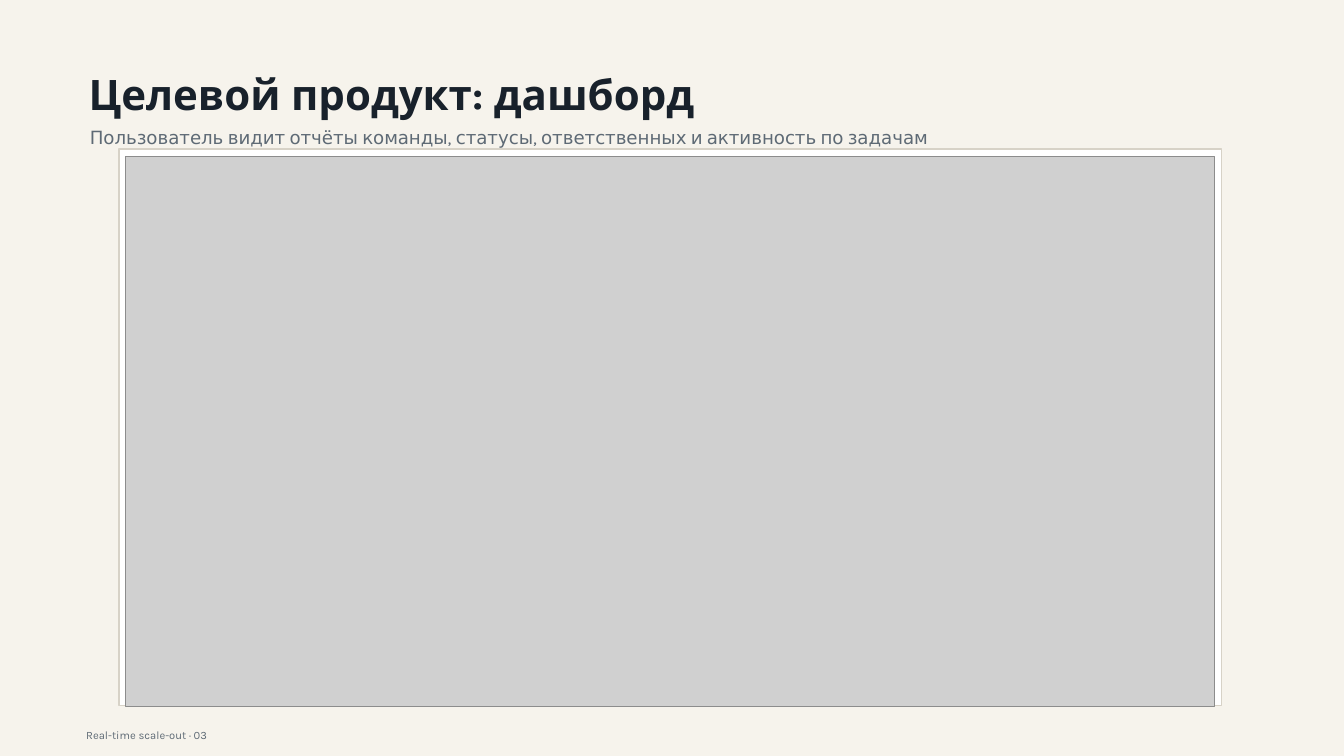
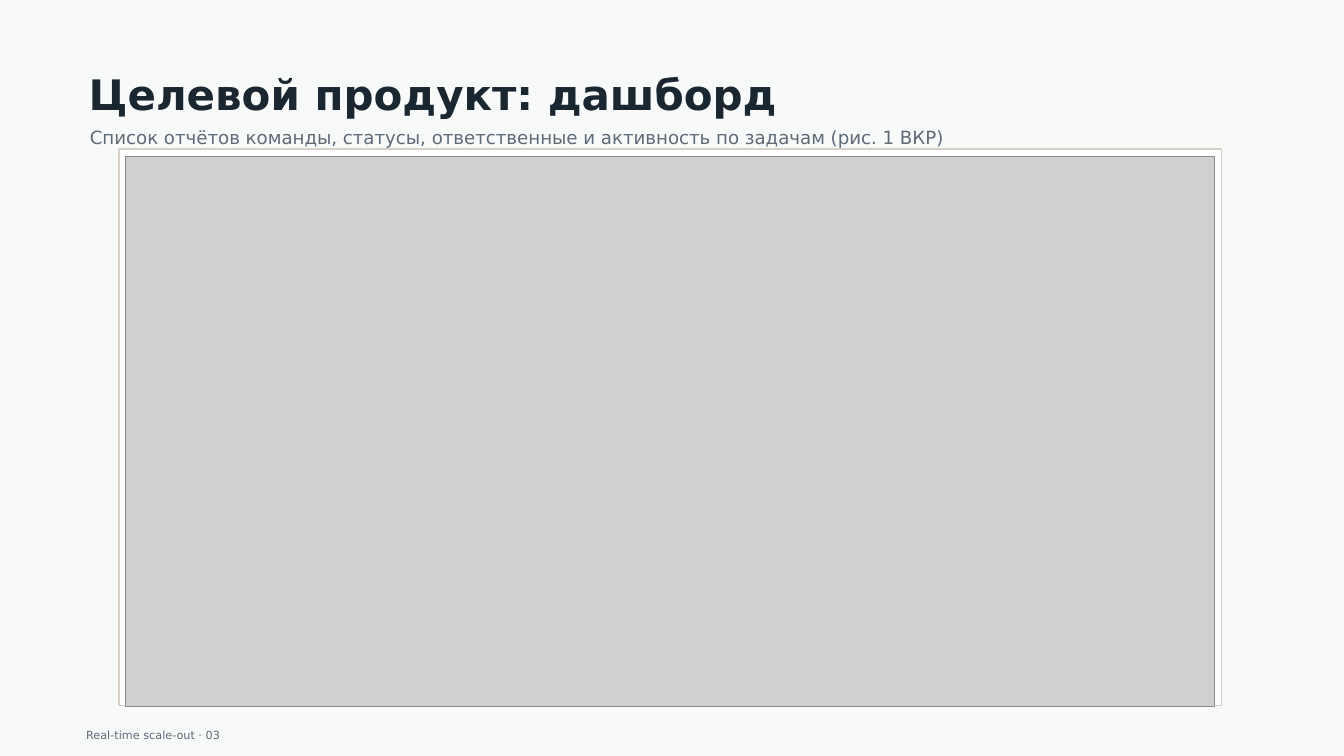
Before and after one commit to gently-whitesnow/final-qualifying-work, a slide deck: slide 3 of build/pptx/vkr-defense-draft.pptx. Drawn at 1344x756 pixels with LibreOffice and Linux fonts; fonts in the diff are those of the drawing; grey boxes stand for pictures. Boxes give left, top, right and bottom in pixels: in the first picture for what was removed or moved away, otherwise in the second. Text is boxed around its words. In the diff, an @@ line names an element or a change of style, - is before the commit and + after.

```diff
--- a/build/pptx/vkr-defense-draft.pptx
+++ b/build/pptx/vkr-defense-draft.pptx
@@ background #F6F3EC to #F8FAFA @@
@@ text "Целевой продукт: дашборд" at (89,77,777,119): font Karla to DejaVu Sans, text colour #18212B to #1A2730 @@
@@ text in rounded rectangle at (90,130,943,149): text changed; font Karla to DejaVu Sans @@
-Пользователь видит отчёты команды, статусы, ответственных и активность по задачам
+Список отчётов команды, статусы, ответственные и активность по задачам (рис. 1 ВКР)
@@ text "Real-time scale-out · 03" at (86,731,220,739): font Karla to DejaVu Sans @@
```
Also in this commit, not shown: 6 other slides changed, 11 slides added, 8 slides removed, 31 other files.
